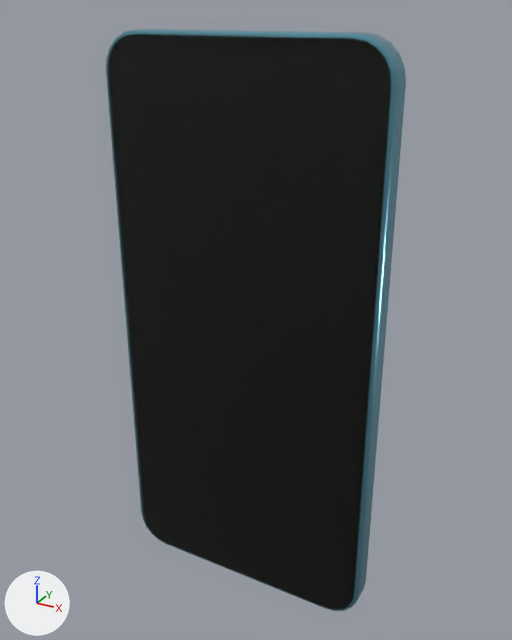
The Blender file MENU/p hone.blend, before and after one commit.
Before and after are seen from a camera (50 mm lens) standing at (0.0886, -0.1547, 0.0852) and looking at (0.0011, 0.0043, 0.0057). The lights are fixed; the arrows at lower left show +X, +Y and +Z.

Before the edit, the objects in view are built like this:
```python
mat_screen = bpy.data.materials.new('Screen')
mat_screen.use_nodes = True; mat_screen.node_tree.nodes.clear()
_N = mat_screen.node_tree.nodes; _L = mat_screen.node_tree.links
n0 = _N.new('ShaderNodeOutputMaterial'); n0.name = 'Material Output'
n1 = _N.new('ShaderNodeBsdfPrincipled'); n1.name = 'Principled BSDF'
n1.distribution = 'GGX'
n1.subsurface_method = 'RANDOM_WALK_SKIN'
n1.inputs[0].default_value = (1.0, 1.0, 1.0, 1.0)  # 'Base Color', white #ffffff
n1.inputs[2].default_value = 0.0  # 'Roughness'
n1.inputs[18].default_value = 1.0  # 'Transmission Weight'
n1.inputs[28].default_value = 1.0  # 'Emission Strength'
n2 = _N.new('ShaderNodeTexImage'); n2.name = 'Image Texture'
n2.image = img_screen_mask_png
_L.new(n1.outputs[0], n0.inputs[0])  # 'BSDF' to 'Surface'
_L.new(n2.outputs[0], n1.inputs[27])  # 'Color' to 'Emission Color'
me_cube = bpy.data.meshes.new('Cube')
me_cube.from_pydata(...)  # 226 vertices, 448 faces; spans x -0.039..0.039, y -0.004..0.004, z -0.08..0.08
# faces by material slot: [412, 36]
me_cube.materials.append(mat_body)  # cyan #63a3b8
me_cube.materials.append(mat_black)  # black #000000
me_cube_001 = bpy.data.meshes.new('Cube.001')
me_cube_001.from_pydata(...)  # 54 vertices, 27 faces; spans x -0.038..0.038, y -0.004, z -0.079..0.079
me_cube_001.polygons.foreach_set('use_smooth', [True] * 27)
# faces by material slot: [1, 26]
me_cube_001.materials.append(mat_screen)
me_cube_001.materials.append(mat_glass)  # white #ffffff
ob_body = bpy.data.objects.new('Body', me_cube)
ob_body.location = (0.0, 0.0, 0.0)
ob_screen = bpy.data.objects.new('Screen', me_cube_001)
ob_screen.location = (0.0, 0.0, 0.0)
_m = ob_screen.modifiers.new('Triangulate', 'TRIANGULATE')
_m.quad_method = 'BEAUTY'
_m.keep_custom_normals = True
```
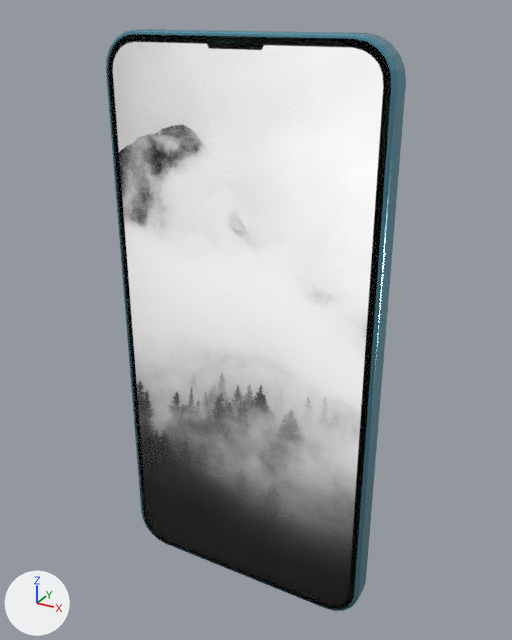
Pixel boxes [x1, y1, x2, y2] of what changed, in the pictures (512 x 640 px):
'Screen', surface changed (black to white)
    both: [107, 34, 391, 608]

Diff of the bpy script that builds the scene:
```diff
--- a/MENU/p hone.blend.py
+++ b/MENU/p hone.blend.py
@@ img_daffasfgas_png @@
+img_daffasfgas_png = load_image('daffasfgas.png', '../menu/media/daffasfgas.png', 661, 1378, 'sRGB')
@@ mat_screen @@
 n1 = _N.new('ShaderNodeBsdfPrincipled'); n1.name = 'Principled BSDF'
 n1.subsurface_method = 'RANDOM_WALK_SKIN'
-n1.inputs[0].default_value = (1.0, 1.0, 1.0, 1.0)  # 'Base Color', white #ffffff
+n1.inputs[0].default_value = (1.0, 1.0, 1.0, 0.0)  # 'Base Color', white #ffffff
 n1.inputs[2].default_value = 0.0  # 'Roughness'
@@ mat_screen @@
 n2 = _N.new('ShaderNodeTexImage'); n2.name = 'Image Texture'
-n2.image = img_screen_mask_png
+n2.image = img_daffasfgas_png
 _L.new(n1.outputs[0], n0.inputs[0])  # 'BSDF' to 'Surface'
```
